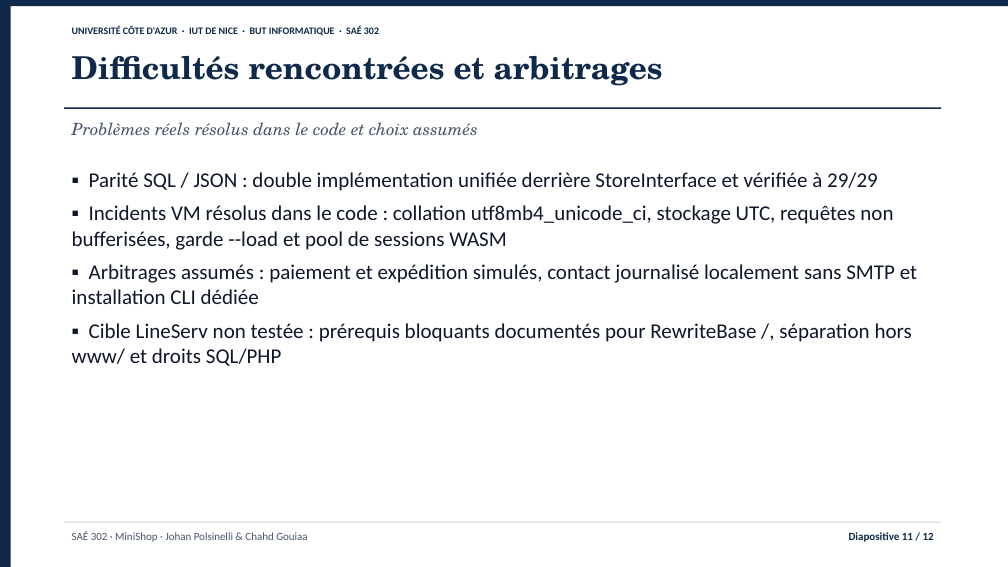
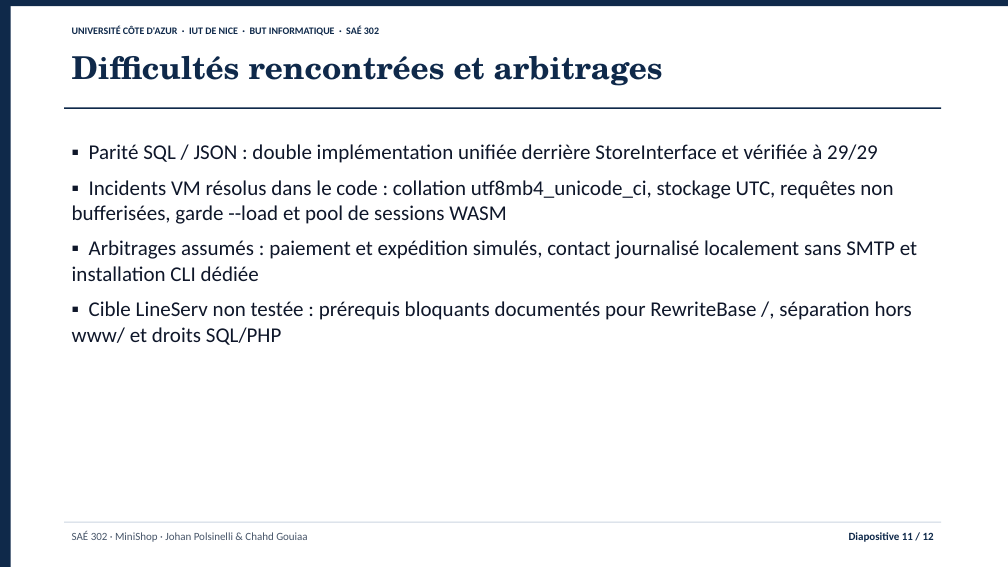
Before and after one commit to jojo8356/SAE-302, a slide deck: slide 11 of livrables/minishop-soutenance.pptx. Drawn at 1008x567 pixels with LibreOffice and Linux fonts; fonts in the diff are those of the drawing. Boxes give left, top, right and bottom in pixels: in the first picture for what was removed or moved away, otherwise in the second. Text is boxed around its words. In the diff, an @@ line names an element or a change of style, - is before the commit and + after.

```diff
--- a/livrables/minishop-soutenance.pptx
+++ b/livrables/minishop-soutenance.pptx
@@ text "▪ Parité SQL / JSON ...": place and size @@
-text "▪ Parité SQL / JSON ..." at <box>72,172,917,366</box>
+text "▪ Parité SQL / JSON ..." at <box>72,144,917,345</box>
@@ text "▪ Parité SQL / JSON ..." at <box>72,144,917,345</box>: more space between paragraphs @@
@@ text removed at <box>72,122,477,135</box> @@
-Problèmes réels résolus dans le code et choix assumés
```
Also in this commit, not shown: 11 other slides changed, 5 other files.
